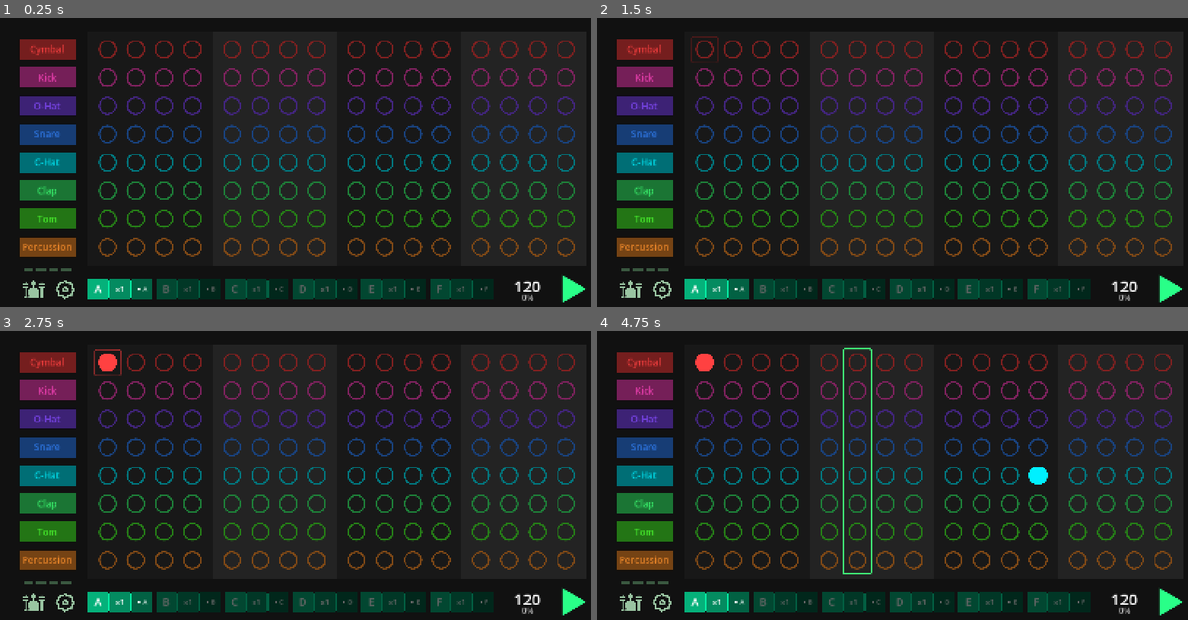
Above: before the commit, frames 1-4 (two rows, left to right).
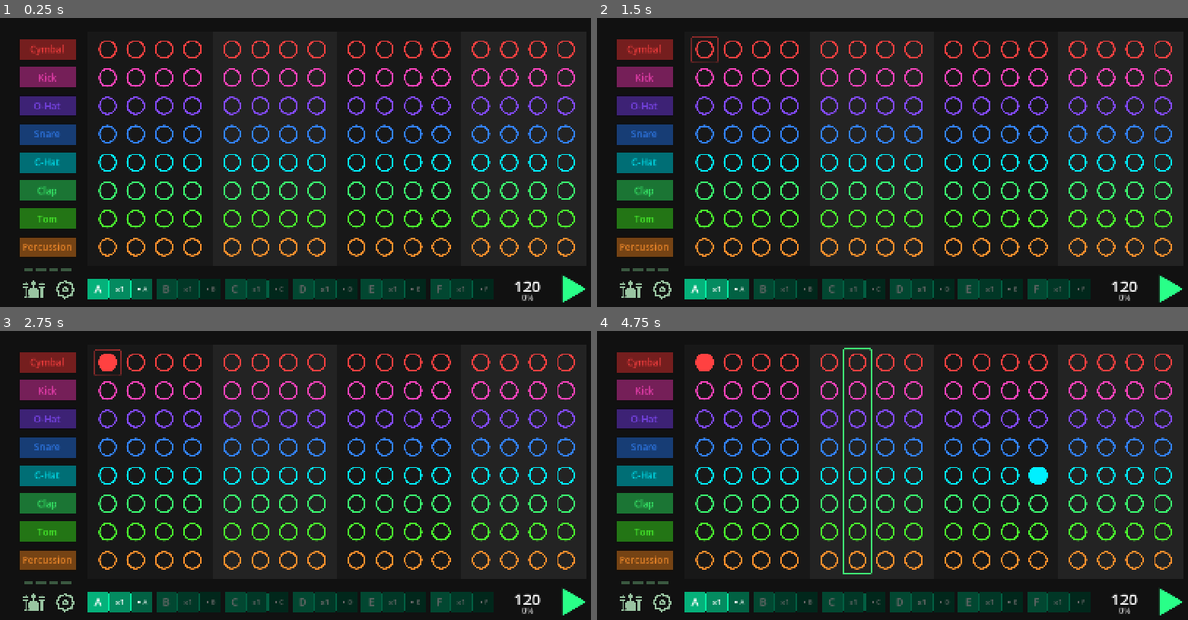
Above: after the commit, the same moments.

Repository: JulienToumieh/bsteppr
Game: Godot game, scene res://main.tscn
Same seed, same stepped clock (60 frames per second), same inputs: the game is played once before the commit and once after it.
Inputs (mouse positions are in pixels of both pictures, inside the frame that each line leads up to):
- Up to frame 1 (0.25 s): no input
- Up to frame 2 (1.5 s): click (703, 49) at 0.52 s; click (703, 49) at 1.27 s
- Up to frame 3 (2.75 s): click (106, 362) at 2.02 s
- Up to frame 4 (4.75 s): tap Enter at 2.75 s; move the mouse to (1034, 463) at 2.77 s; tap Mouse wheel down (scroll_down) at 2.85 s; click (1034, 463) at 2.92 s; tap Space (start-stop) at 3.5, 4.35 s; drag from (780, 492) to (868, 536) at 3.52 s; move the mouse to (963, 414) at 4.27 s; click (963, 414) at 4.42 s

The runs differ from the first frame. In frame 1, 7.1% of the frame differs, in the area x 16-98%, y 7-83%; in frame 2, 7.2%, in the area x 15-98%, y 6-83%; in frame 3, 7.1%; in frame 4, 7.0%.

Commit message:
Added ability to switch themes
Not all UI colors are implemented yet

Diff:
--- a/Globals.gd
+++ b/Globals.gd
@@ -344,6 +344,7 @@
 	autoSaveConf = true
 
 
+
 func saveTheme(themename):
 	DirAccess.make_dir_absolute(data_path + "/Themes/")
 	var save_file = FileAccess.open(data_path + "/Themes/"+ themename +".bclrs", FileAccess.WRITE)
@@ -372,6 +373,20 @@
 		saveConfig()
 		updateUI()
 
+func getDataFileNames(directory) -> Array:
+	var dir = DirAccess.open(directory)
+	var file_names = []
+
+	if dir:
+		dir.list_dir_begin()
+		var file_name = dir.get_next()
+
+		while file_name != "":
+			file_names.append(file_name)
+			file_name = dir.get_next()
+
+		dir.list_dir_end()
+	return file_names
 
 
 func saveConfig():
--- a/components/beat_step.gd
+++ b/components/beat_step.gd
@@ -51,6 +51,11 @@
 		if val < int(beatQ[bQ]): val = int(beatQ[bQ])
 	modulate.v = 0.5 + val/10.0
 
+	var colorTheme = Globals.colorTheme
+
+	for i in range(8):
+		if beatIDX.y == i : modulate = Color(colorTheme.get("instrumentRowBeats")[i])
+
 
 func _on_step_click_gui_input(event):
 	if event is InputEventMouseButton:
--- a/components/instrument_row.gd
+++ b/components/instrument_row.gd
@@ -5,10 +5,8 @@
 func _ready():
 
 	var colorTheme = Globals.colorTheme
-
 	for i in range(8):
 		if instrumentID == i+1 : modulate = Color(colorTheme.get("instrumentRows")[i])
-
 
 	Globals.connect("update_ui", Callable(self, "_on_update_ui"))
 
@@ -16,6 +14,10 @@
 	if instrumentID <= Globals.instrumentNames.size():
 		get_node("Button").text = Globals.instrumentNames[instrumentID-1].substr(3).get_basename()
 
+	var colorTheme = Globals.colorTheme
+	for i in range(8):
+		if instrumentID == i+1 : modulate = Color(colorTheme.get("instrumentRows")[i])
+
 
 func _on_button_pressed():
 	Globals.get_node("Instrument" + str(instrumentID)).volume_db = 0
--- a/components/loop_chip.gd
+++ b/components/loop_chip.gd
@@ -25,6 +25,9 @@
 	$LoopCount.text = "x" + str(int(Globals.loop[loopName][0]))
 	$NextLoop.text = Globals.loop[loopName][1]
 
+	var colorTheme = Globals.colorTheme
+	get_node("px").modulate = Color(colorTheme.get("loopChip"))
+
 
 func _on_loop_chip_button_gui_input(event):
 	if event is InputEventMouseButton:
--- a/scenes/settings_popup.gd
+++ b/scenes/settings_popup.gd
@@ -10,11 +10,23 @@
 
 signal resetFxSignal
 
+var themeNames = []
+
 func _ready():
 	get_node("Settings/bCountIn").button_pressed = Globals.countIn
 	position = get_viewport().get_size() / 2
 	Globals.connect("update_ui", Callable(self, "_on_update_ui"))
 	Globals.updateUI()
+
+	themeNames = Globals.getDataFileNames(Globals.data_path + "/Themes/")
+	var selectedThemeID = 0
+
+	for i in range(len(themeNames)):
+		themeNames[i] = themeNames[i].replace(".bclrs", '')
+		get_node("Settings/ThemeDropdown").add_item(themeNames[i])
+		if Globals.themeName == themeNames[i] : selectedThemeID = i
+
+	get_node("Settings/ThemeDropdown").select(selectedThemeID)
 
 func _on_update_ui():
 	if Globals.fx["Compressor"]["enabled"]: get_node("Compressor/enabledVis").modulate.a = 1
@@ -26,10 +38,12 @@
 	if Globals.fx["Reverb"]["enabled"]: get_node("Reverb/enabledVis").modulate.a = 1
 	else: get_node("Reverb/enabledVis").modulate.a = 0.3
 
+
+
+
 func _on_close_popup_pressed():
 	Globals.saveConfig()
 	queue_free()
-
 
 func _on_b_comp_pressed():
 	Globals.fx["Compressor"]["enabled"] = !Globals.fx["Compressor"]["enabled"]
@@ -62,3 +76,8 @@
 
 func _on_b_count_in_toggled(toggled_on):
 	Globals.countIn = toggled_on
+
+
+func _on_theme_dropdown_item_selected(index):
+	print(themeNames[index])
+	Globals.loadTheme(themeNames[index])
--- a/scenes/settings_popup.tscn
+++ b/scenes/settings_popup.tscn
@@ -371,7 +371,7 @@
 offset_left = 32.0
 offset_top = -232.0
 offset_right = 280.0
-offset_bottom = -201.0
+offset_bottom = -200.0
 text = "Count in "
 
 [node name="1Px7" type="Sprite2D" parent="Settings"]
@@ -379,6 +379,20 @@
 position = Vector2(296, 24)
 scale = Vector2(4, 512)
 texture = ExtResource("1_qnq13")
+
+[node name="ThemeDropdown" type="OptionButton" parent="Settings"]
+offset_left = 384.0
+offset_top = -232.0
+offset_right = 560.0
+offset_bottom = -200.0
+
+[node name="Label" type="Label" parent="Settings"]
+offset_left = 312.0
+offset_top = -232.0
+offset_right = 384.0
+offset_bottom = -200.0
+text = "Theme"
+vertical_alignment = 1
 
 [connection signal="pressed" from="ClosePopup" to="." method="_on_close_popup_pressed"]
 [connection signal="pressed" from="Compressor/bComp" to="." method="_on_b_comp_pressed"]
@@ -388,3 +402,4 @@
 [connection signal="pressed" from="Reverb/bRev" to="." method="_on_b_rev_pressed"]
 [connection signal="pressed" from="bResetFX" to="." method="_on_b_reset_fx_pressed"]
 [connection signal="toggled" from="Settings/bCountIn" to="." method="_on_b_count_in_toggled"]
+[connection signal="item_selected" from="Settings/ThemeDropdown" to="." method="_on_theme_dropdown_item_selected"]
